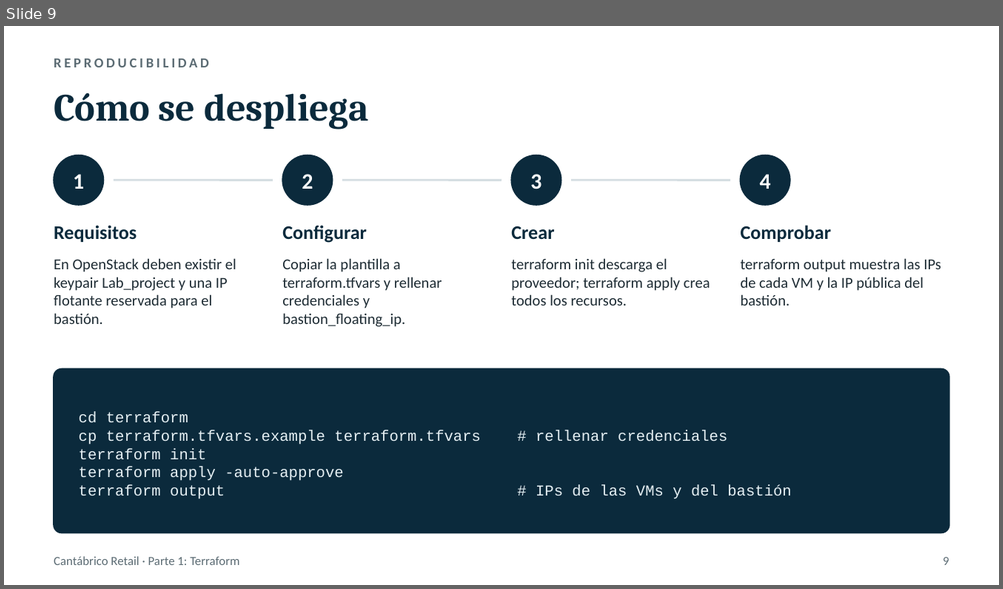
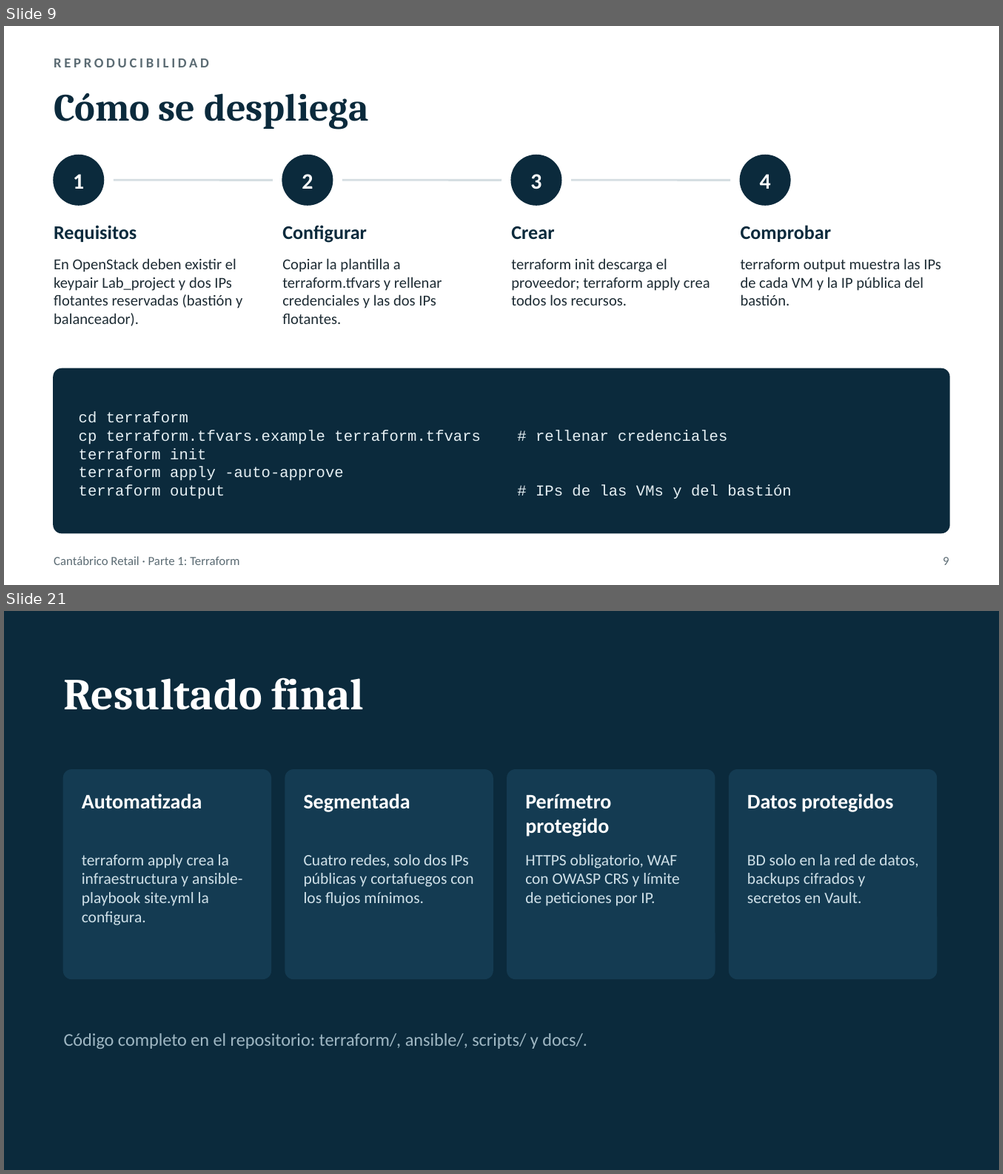
Before and after one commit to CodeSFI/ASSW_Lab_Project, a slide deck: docs/presentacion_parte1_terraform.pptx. Shown one above the other, each under a label of ours: slide 9 before the commit, slides 9 and 21 after it; the slides between them are not shown. The pictures are 1003x589 and 1003x1174 pixels, drawn with LibreOffice and Linux fonts; fonts in the diff are those of the drawing. Boxes give left, top, right and bottom in pixels: in the first picture for what was removed or moved away, otherwise in the second. Text is boxed around its words. In the diff, an @@ line names an element or a change of style, - is before the commit and + after.

```diff
--- a/docs/presentacion_parte1_terraform.pptx
+++ b/docs/presentacion_parte1_terraform.pptx
@@ slide 21 added at (x1=4, y1=611, x2=999, y2=1170), background #0B2A3C @@
@@ text added at (x1=64, y1=678, x2=364, y2=710), 32 pt, text #FFFFFF, bold @@
+Resultado final
@@ rounded rectangle added at (x1=64, y1=770, x2=270, y2=979), fill #143B52, outline #143B52 1 pt @@
@@ rounded rectangle added at (x1=285, y1=770, x2=492, y2=979), fill #143B52, outline #143B52 1 pt @@
@@ rounded rectangle added at (x1=507, y1=770, x2=714, y2=979), fill #143B52, outline #143B52 1 pt @@
@@ rounded rectangle added at (x1=729, y1=770, x2=936, y2=979), fill #143B52, outline #143B52 1 pt @@
@@ text added at (x1=82, y1=794, x2=202, y2=809), 15 pt, text #FFFFFF, bold @@
+Automatizada
@@ text added at (x1=304, y1=794, x2=410, y2=812), 15 pt, text #FFFFFF, bold @@
+Segmentada
@@ text added at (x1=525, y1=794, x2=611, y2=837), 15 pt, text #FFFFFF, bold @@
+Perímetro protegido
@@ text added at (x1=747, y1=794, x2=893, y2=812), 15 pt, text #FFFFFF, bold @@
+Datos protegidos
@@ text added at (x1=82, y1=854, x2=242, y2=925), 11.5 pt, text #CFE0E8 @@
+terraform apply crea la infraestructura y ansible-playbook site.yml la configura.
@@ text added at (x1=304, y1=854, x2=473, y2=906), 11.5 pt, text #CFE0E8 @@
+Cuatro redes, solo dos IPs públicas y cortafuegos con los flujos mínimos.
@@ text added at (x1=525, y1=854, x2=680, y2=906), 11.5 pt, text #CFE0E8 @@
+HTTPS obligatorio, WAF con OWASP CRS y límite de peticiones por IP.
@@ text added at (x1=747, y1=854, x2=918, y2=903), 11.5 pt, text #CFE0E8 @@
+BD solo en la red de datos, backups cifrados y secretos en Vault.
@@ text added at (x1=64, y1=1034, x2=587, y2=1049), 13 pt, text #9FB7C3 @@
+Código completo en el repositorio: terraform/, ansible/, scripts/ y docs/.
@@ slide 9 changed as well @@
@@ text at (x1=54, y1=258, x2=242, y2=326): text changed @@
-En OpenStack deben existir el keypair Lab_project y una IP flotante reservada para el bastión.
+En OpenStack deben existir el keypair Lab_project y dos IPs flotantes reservadas (bastión y balanceador).
@@ text at (x1=282, y1=258, x2=442, y2=324): text changed @@
-Copiar la plantilla a terraform.tfvars y rellenar credenciales y bastion_floating_ip.
+Copiar la plantilla a terraform.tfvars y rellenar credenciales y las dos IPs flotantes.
```
Also in this commit, not shown: 2 other slides changed, 11 other slides added.
